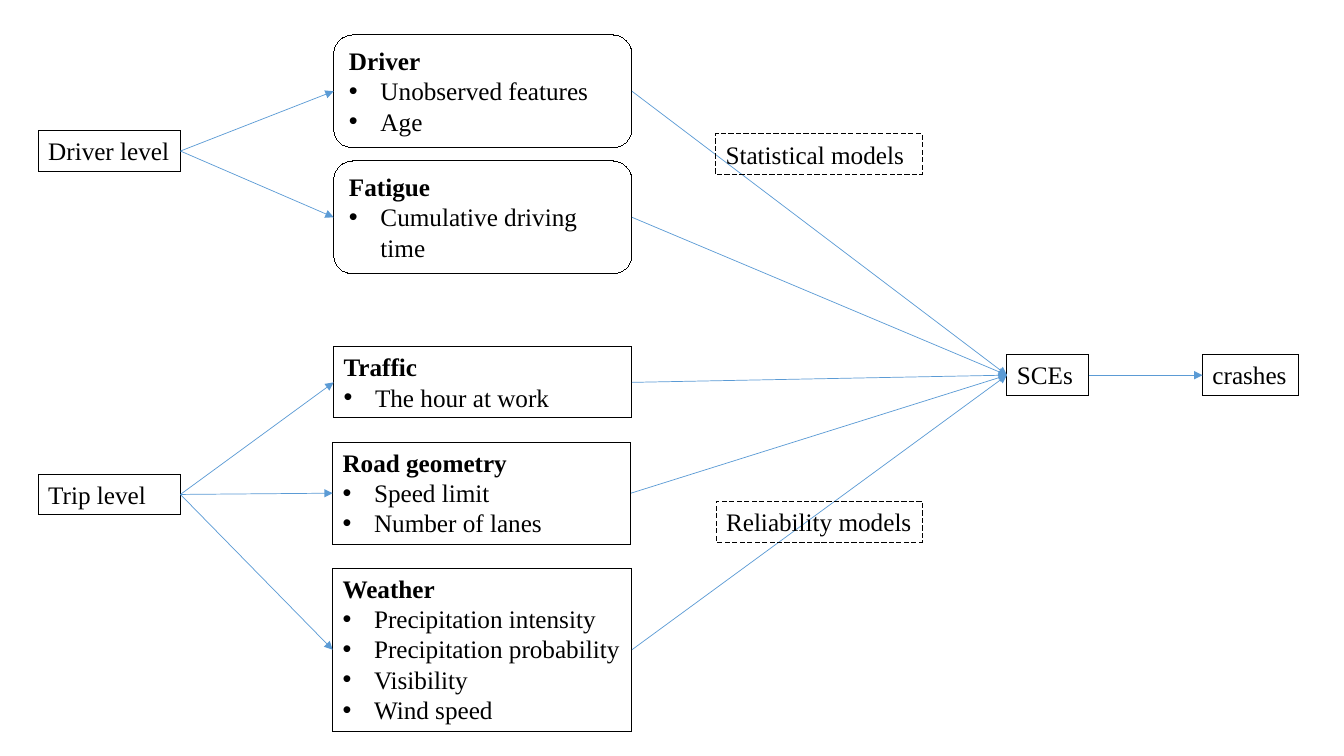
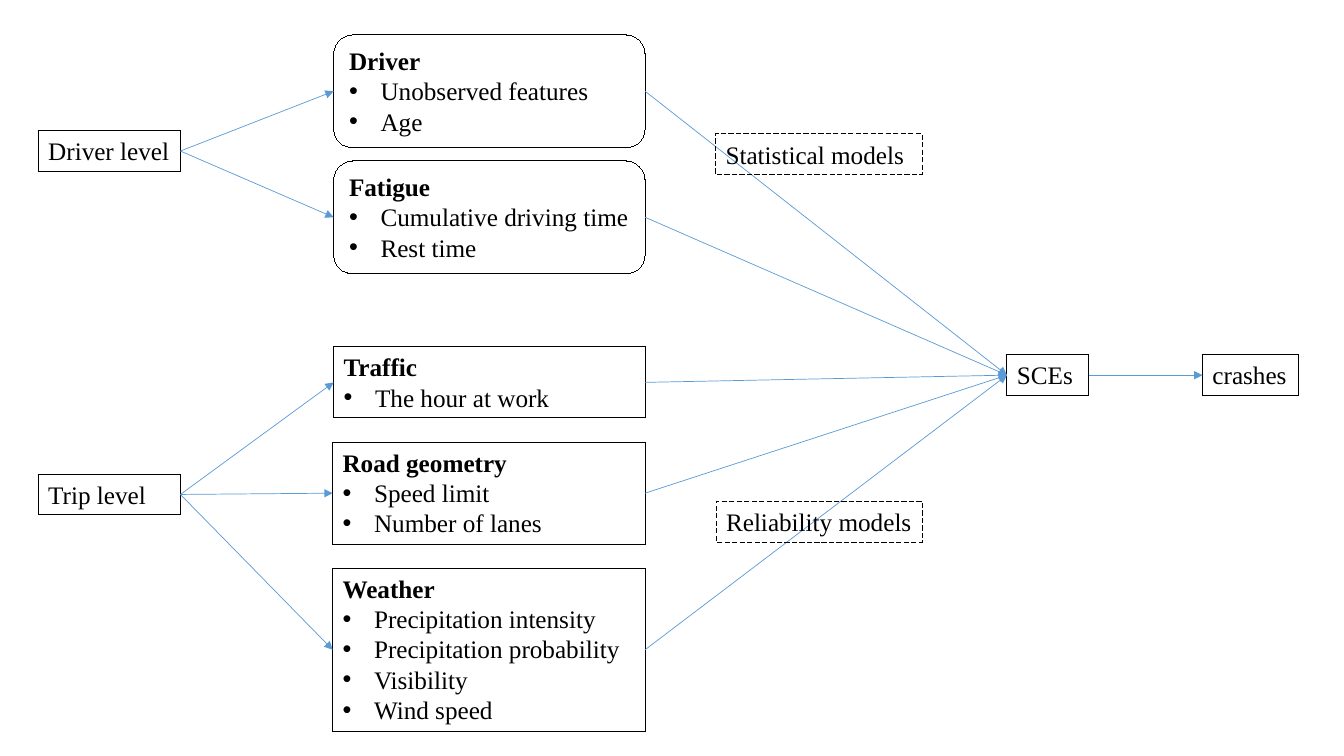
Before and after one commit to caimiao0714/MiaoPhDDissertation, a slide deck: slide 1 of figs/conceptual_model.pptx. Drawn at 1344x756 pixels with LibreOffice and Linux fonts; fonts in the diff are those of the drawing. Boxes give left, top, right and bottom in pixels: in the first picture for what was removed or moved away, otherwise in the second. Text is boxed around its words. In the diff, an @@ line names an element or a change of style, - is before the commit and + after.

```diff
--- a/figs/conceptual_model.pptx
+++ b/figs/conceptual_model.pptx
@@ rounded rectangle "Driver": place and size @@
-rounded rectangle "Driver" at [334, 35, 632, 148]
+rounded rectangle "Driver" at [334, 35, 645, 148]
@@ arrow moved from (632, 92) - (1007, 375) to (645, 92) - (1007, 375) @@
@@ rounded rectangle "Fatigue": place and size @@
-rounded rectangle "Fatigue" at [334, 161, 632, 274]
+rounded rectangle "Fatigue" at [334, 161, 645, 274]
@@ arrow moved from (632, 218) - (1007, 375) to (645, 218) - (1007, 375) @@
@@ text in rounded rectangle at [381, 240, 477, 258]: paragraph added @@
+• Rest time
@@ rectangle "Traffic": place and size @@
-rectangle "Traffic" at [334, 347, 632, 418]
+rectangle "Traffic" at [334, 347, 645, 418]
@@ arrow moved from (632, 650) - (1007, 375) to (645, 650) - (1007, 375) @@
@@ arrow moved from (631, 493) - (1007, 375) to (645, 493) - (1007, 375) @@
@@ arrow moved from (632, 382) - (1007, 375) to (645, 382) - (1007, 375) @@
@@ rectangle "Road geometry": place and size @@
-rectangle "Road geometry" at [333, 443, 631, 544]
+rectangle "Road geometry" at [333, 443, 645, 544]
@@ rectangle "Weather": place and size @@
-rectangle "Weather" at [333, 569, 632, 732]
+rectangle "Weather" at [333, 569, 645, 732]
```
Also in this commit, not shown: 22 other files.
